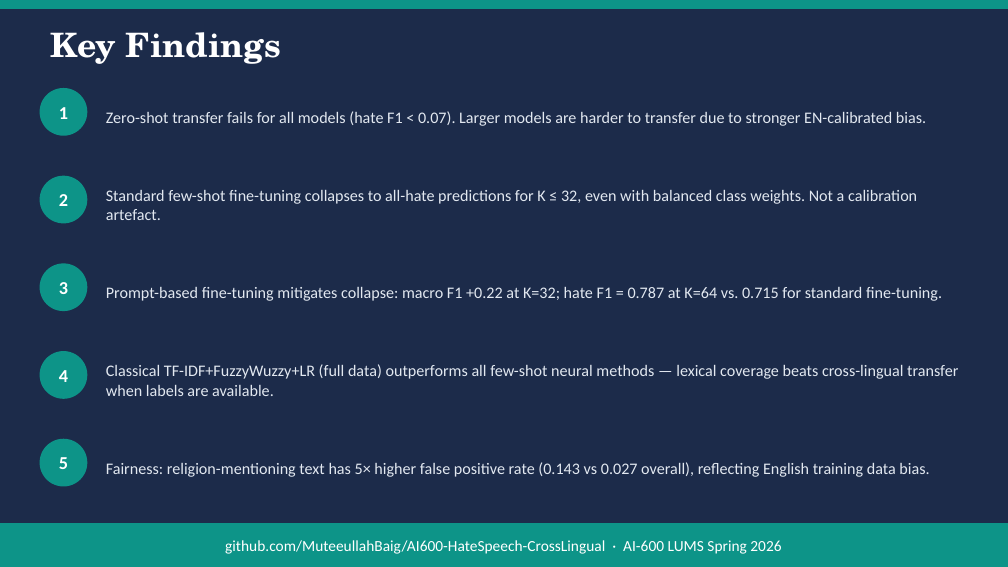
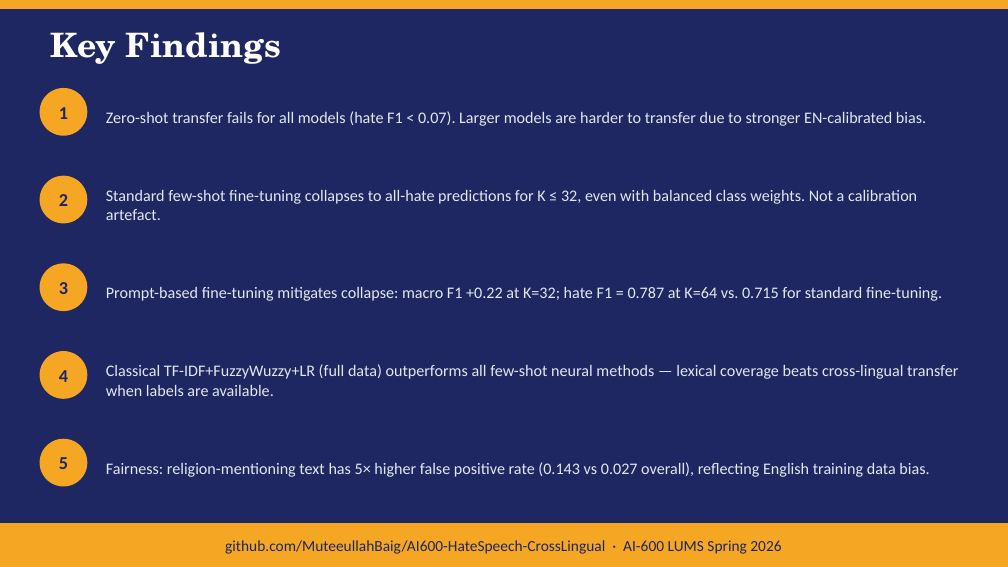
Before and after one commit to MuteeullahBaig/AI600-HateSpeech-CrossLingual, a slide deck: slide 6 of report/AI600_HateSpeech_Presentation.pptx. Drawn at 1008x567 pixels with LibreOffice and Linux fonts; fonts in the diff are those of the drawing. Boxes give left, top, right and bottom in pixels: in the first picture for what was removed or moved away, otherwise in the second. Text is boxed around its words. In the diff, an @@ line names an element or a change of style, - is before the commit and + after.

```diff
--- a/report/AI600_HateSpeech_Presentation.pptx
+++ b/report/AI600_HateSpeech_Presentation.pptx
@@ background #1C2B4A to #1E2761 @@
@@ text colour #FFFFFF to #1E2761 in 6 elements at bbox=[59, 107, 68, 119], bbox=[59, 194, 68, 206], bbox=[59, 282, 68, 294], bbox=[59, 370, 68, 382], bbox=[59, 457, 68, 469], bbox=[225, 540, 781, 554] @@
@@ fill #0D9488 to #F5A623; outline #0D9488 1 pt to #F5A623 1 pt in 7 elements at bbox=[0, 0, 1008, 8], bbox=[40, 89, 87, 135], bbox=[40, 176, 87, 223], bbox=[40, 264, 87, 310], bbox=[40, 352, 87, 398], bbox=[40, 439, 87, 486], bbox=[0, 524, 1008, 566] @@
```
Also in this commit, not shown: 5 other slides changed, 35 other files.
